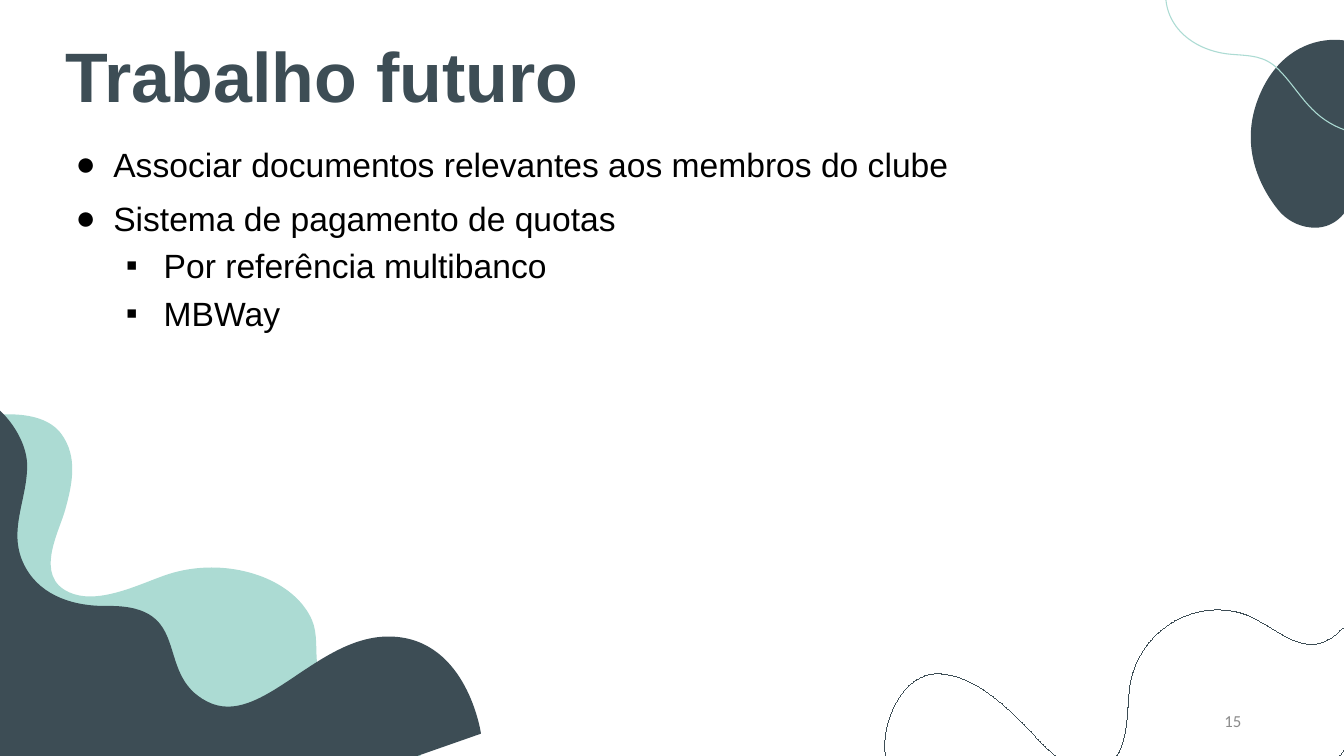
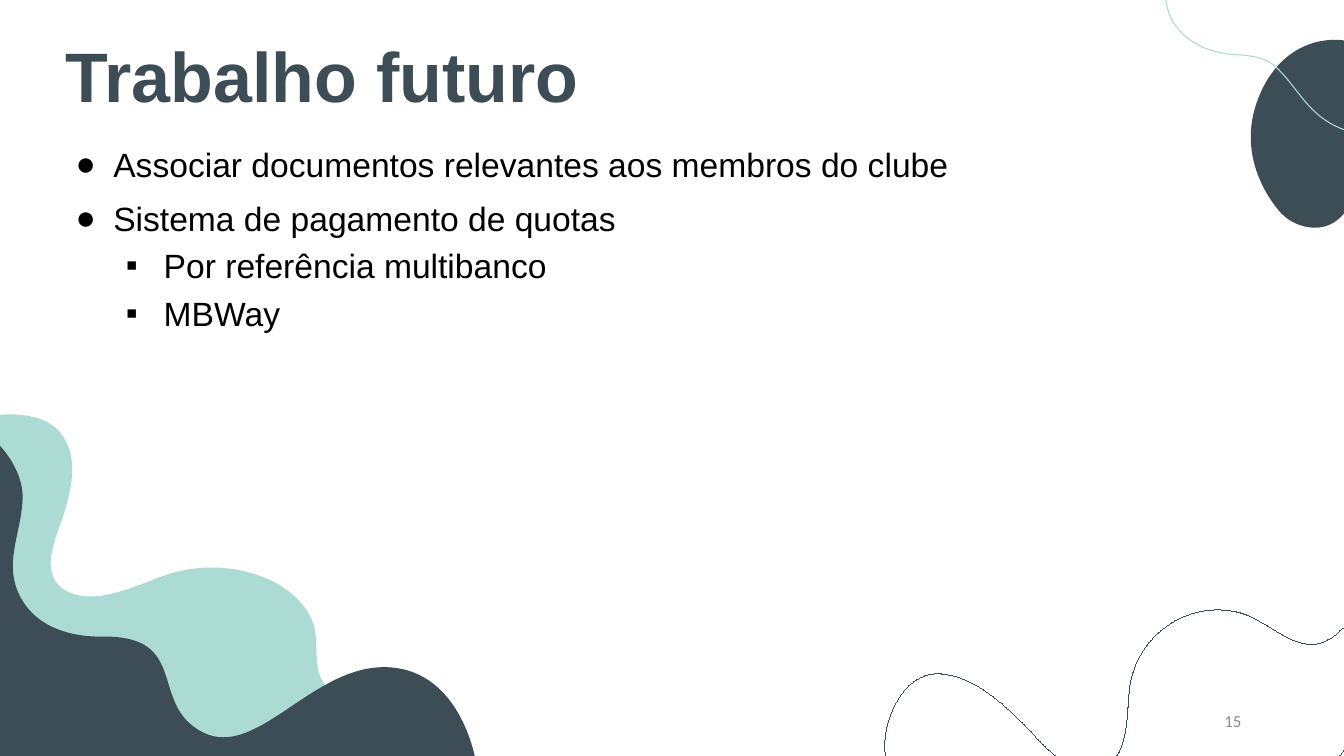
Before and after one commit to BernardoFMF/surf-management-app, a slide deck: slide 15 of docs/final-delivery/final_demonstration.pptx. Drawn at 1344x756 pixels with LibreOffice and Linux fonts; fonts in the diff are those of the drawing. Boxes give left, top, right and bottom in pixels: in the first picture for what was removed or moved away, otherwise in the second. Text is boxed around its words. In the diff, an @@ line names an element or a change of style, - is before the commit and + after.

Commit message:
fix

```diff
--- a/docs/final-delivery/final_demonstration.pptx
+++ b/docs/final-delivery/final_demonstration.pptx
@@ freeform shape: place and size @@
-freeform shape at [0,245,498,756]
+freeform shape at [0,275,494,756]
```
